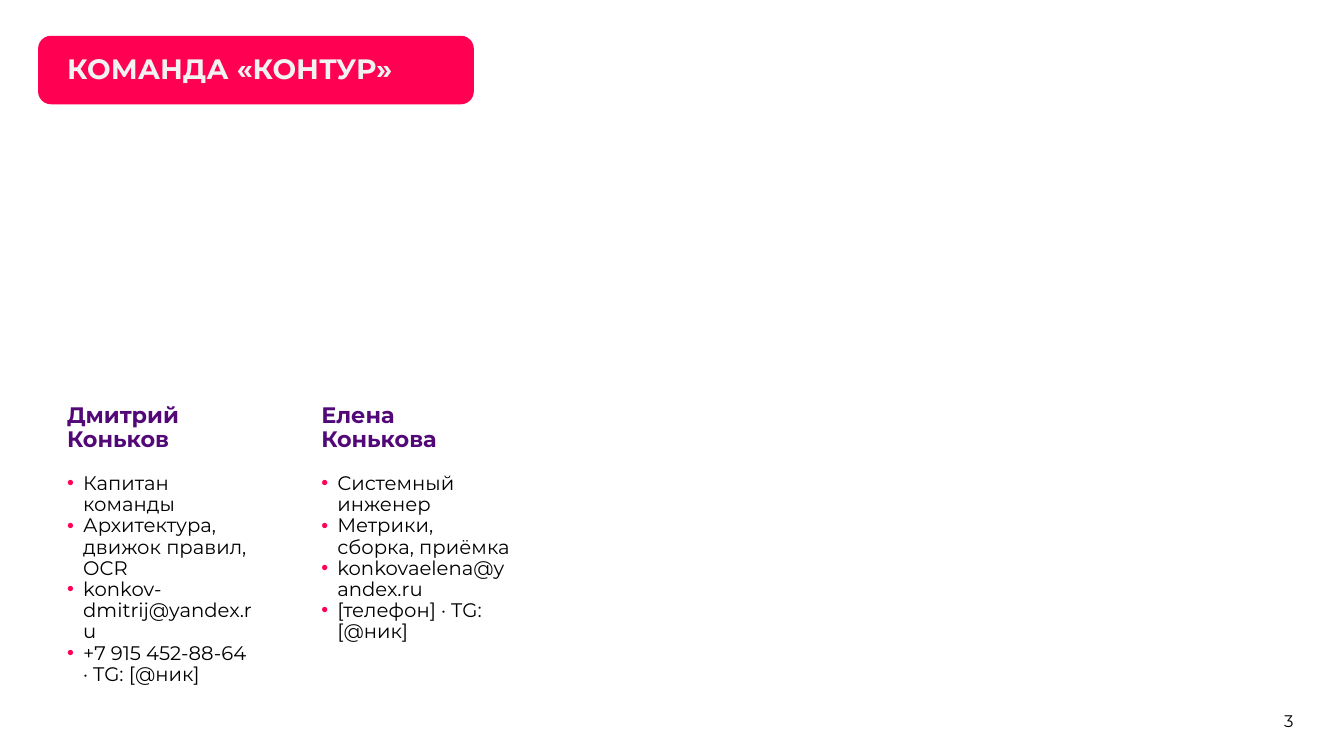
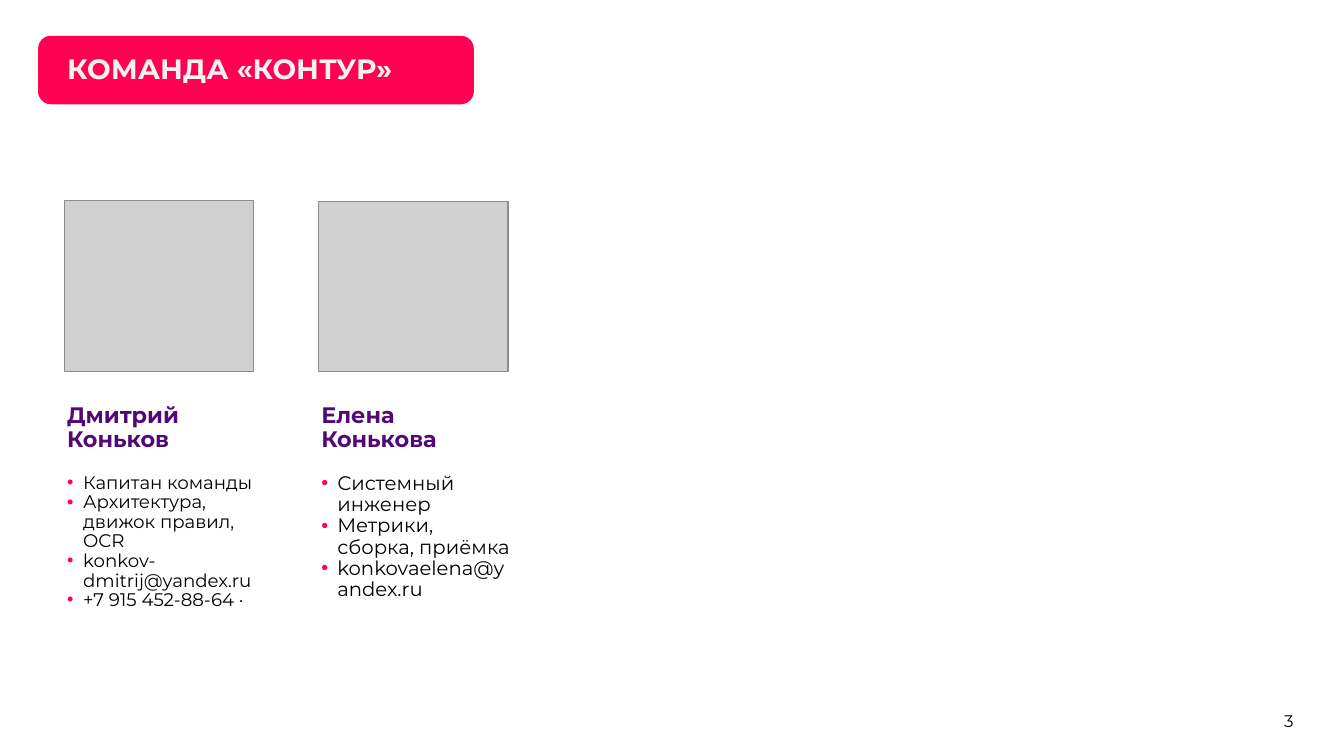
Before and after one commit to KonkovDV/Kontur, a slide deck: slide 3 of submission/03-presentation/Kontur.pptx. Drawn at 1344x756 pixels with LibreOffice and Linux fonts; fonts in the diff are those of the drawing; grey boxes stand for pictures; background and template pictures are left out. Boxes give left, top, right and bottom in pixels: in the first picture for what was removed or moved away, otherwise in the second. Text is boxed around its words. In the diff, an @@ line names an element or a change of style, - is before the commit and + after.

```diff
--- a/submission/03-presentation/Kontur.pptx
+++ b/submission/03-presentation/Kontur.pptx
@@ picture added at box(65, 201, 254, 372) @@
@@ picture added at box(319, 202, 508, 372) @@
@@ text at box(83, 476, 252, 591): size 14 to 12.9 pt in "Капитан команды", "Архитектура, движок правил, OCR", "konkov-dmitrij@yandex.ru" @@
@@ text at box(83, 588, 235, 606): text changed; size 14 to 12.9 pt @@
-• +7 915 452-88-64 · TG: [@ник]
+• +7 915 452-88-64 ·
@@ text at box(337, 602, 481, 642): paragraph removed @@
-• [телефон] · TG: [@ник]
```
Also in this commit, not shown: 2 other slides changed, 1 other file.
